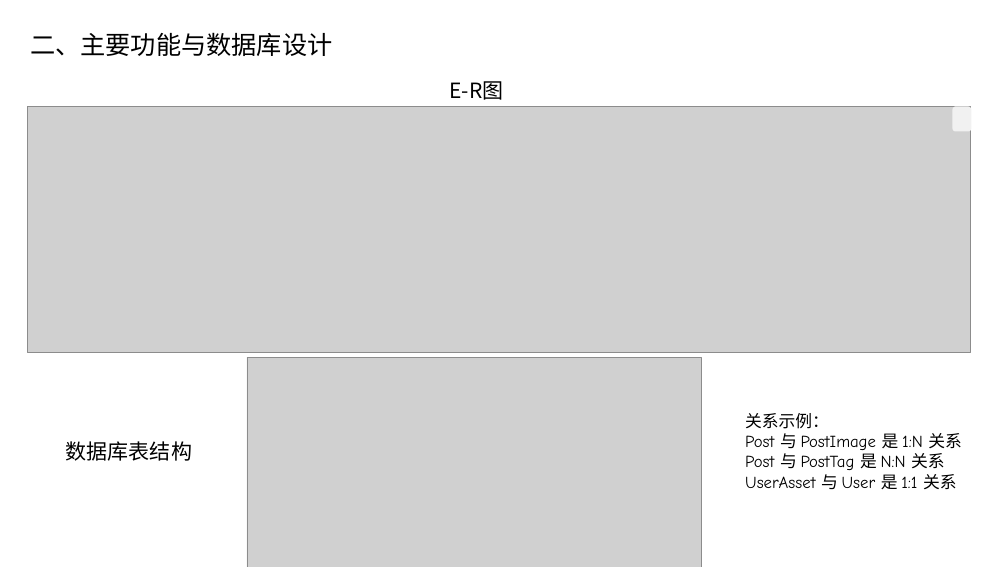
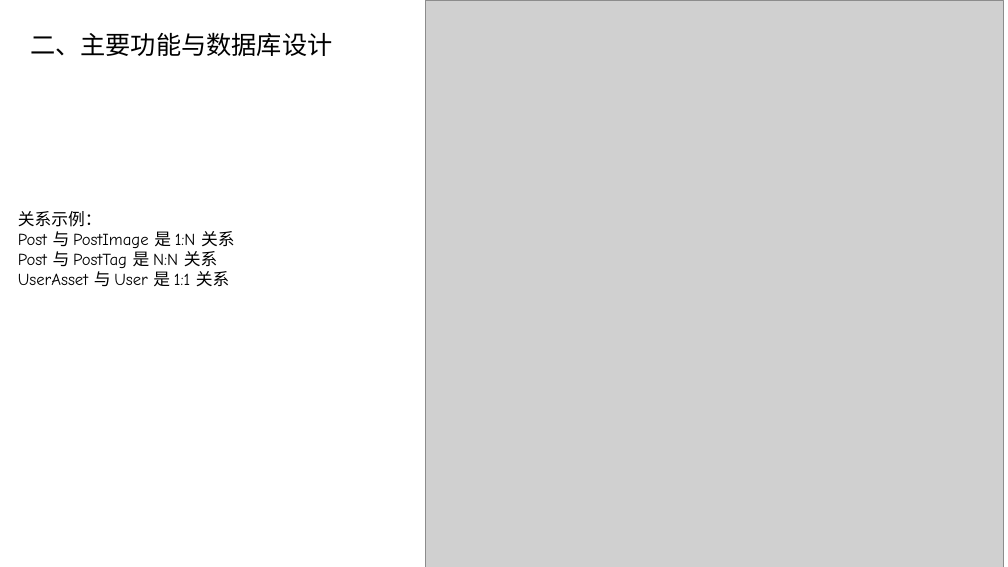
Before and after one commit to 57UU/southern_money, a slide deck: slide 4 of report/数据库演示.pptx. Drawn at 1008x567 pixels with LibreOffice and Linux fonts; fonts in the diff are those of the drawing; grey boxes stand for pictures. Boxes give left, top, right and bottom in pixels: in the first picture for what was removed or moved away, otherwise in the second. Text is boxed around its words. In the diff, an @@ line names an element or a change of style, - is before the commit and + after.

```diff
--- a/report/数据库演示.pptx
+++ b/report/数据库演示.pptx
@@ picture added at (x1=426, y1=0, x2=1003, y2=567) @@
@@ text removed at (x1=450, y1=81, x2=504, y2=100) @@
-E-R图
@@ picture removed at (x1=27, y1=107, x2=970, y2=353) @@
@@ rounded rectangle removed at (x1=953, y1=107, x2=972, y2=132) @@
@@ text "关系示例：" moved from (x1=745, y1=413, x2=962, y2=489) to (x1=18, y1=211, x2=235, y2=286) @@
@@ picture removed at (x1=247, y1=357, x2=702, y2=567) @@
@@ text removed at (x1=66, y1=441, x2=192, y2=461) @@
-数据库表结构
```
Also in this commit, not shown: 6 other slides changed, 2 slides added, 1 other file.
